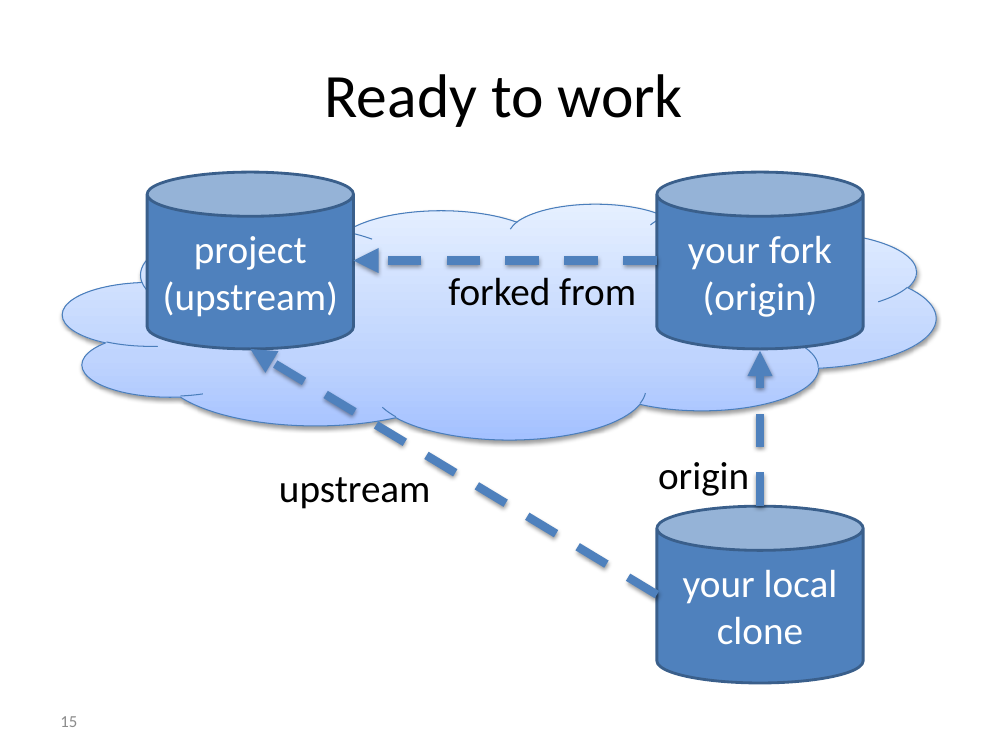
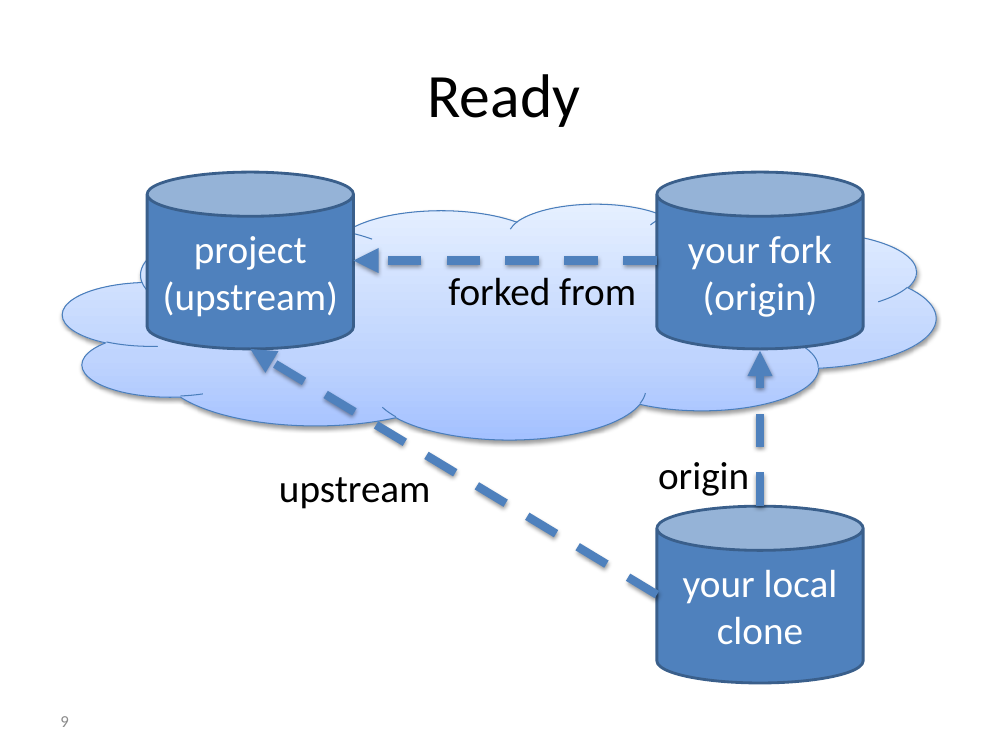
Before and after one commit to foss2serve/github-workflow-activity, a slide deck: slide 9 of activity/presentation.pptx (slide 15 before the commit). Drawn at 1008x756 pixels with LibreOffice and Linux fonts; fonts in the diff are those of the drawing; background and template pictures are left out. Boxes give left, top, right and bottom in pixels: in the first picture for what was removed or moved away, otherwise in the second. Text is boxed around its words. In the diff, an @@ line names an element or a change of style, - is before the commit and + after.

```diff
--- a/activity/presentation.pptx
+++ b/activity/presentation.pptx
@@ title at bbox=[428, 74, 581, 127]: text changed @@
-Ready to work
+Ready
@@ page number at bbox=[60, 716, 68, 727]: text changed @@
-15
+9
```
Also in this commit, not shown: 10 other slides changed, 11 slides removed.
